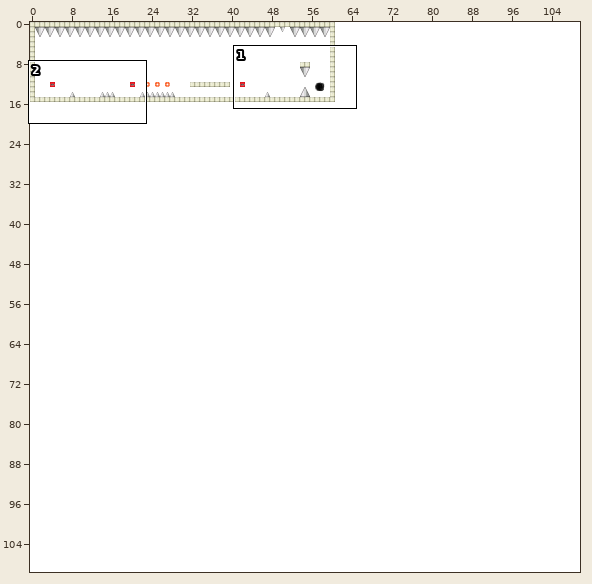
Two states of a Tiled map, android/assets/gamemap.tmx. The picture above shows the old version from afar; the outline marks the close-up.
Close-up. As it was:
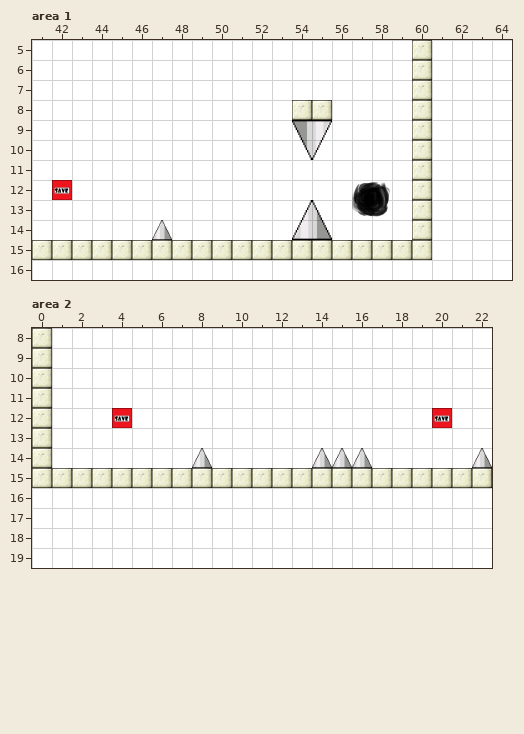
Cells are 64x64 px. Shown: area 1 x 41..64, y 5..16; area 2 x 0..22, y 8..19. The commit also changed other parts of the map, which this record leaves out.
Once edited:
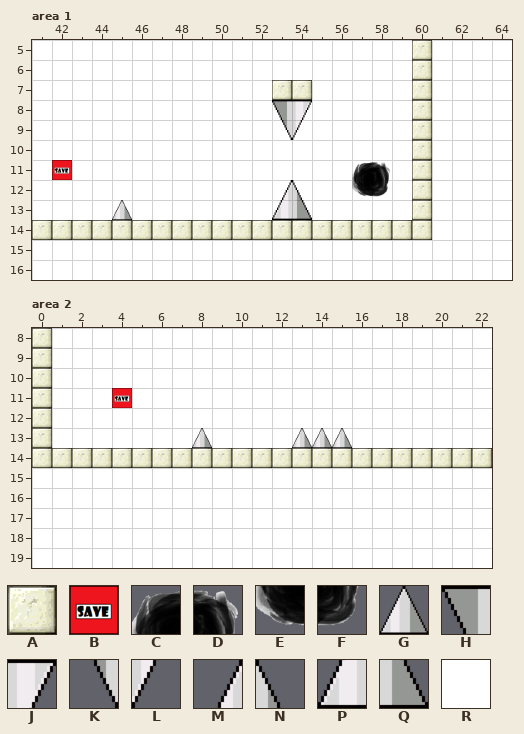
Key: from "tileset": A 0, B 6, C 8, D 9, E 10, F 11, G 20, H 22, J 23, K 24, L 25, M 26, N 27, P 28, Q 29, R 30.
_ is an empty cell, . an unchanged one.
Objects are placed by their top-left corner, in cells (3,4 is the top-left corner of cell 3,4); size is 1x1 cell unless given.
From old to new:
--- layer "graphics", area 1
@@ x 41..60 @@
- 7 ............RR......
- 8 ............_AA.....
- 9 ............_HJ.....
-10 .............KL.....
-11 .R..............__..
-12 ............__..CD..
-13 ............_MN.EF..
-14 _RRRRRRR_____PQ___R.
-15 AAAAAAAAAAAAAAAAAAAA
+ 7 ............AA......
+ 8 ............HJ_.....
+ 9 ............KL_.....
+10 .............__.....
+11 .B..............CD..
+12 ............MN..EF..
+13 ............PQ_.__..
+14 AAAAAAAAAAAAAAAAAAA.
+15 ____________________
--- layer "save", area 1
-B at 42,12
--- layer "vertical moving up", area 1
+G at 45,13
-G at 47,14
--- layer "graphics", area 2
@@ x 4..4 @@
-11 _
+11 B
@@ x 0..22 @@
-13 ........_....___.......
-14 .RR_____G_____GGG_____G
-15 AAAAAAAAAAAAAAAAAAAAAAA
+13 ........G....GGG.......
+14 .AAAAAAAAAAAAAAAAAAAAAA
+15 _______________________
--- layer "save", area 2
-B at 4,12
-B at 20,12
